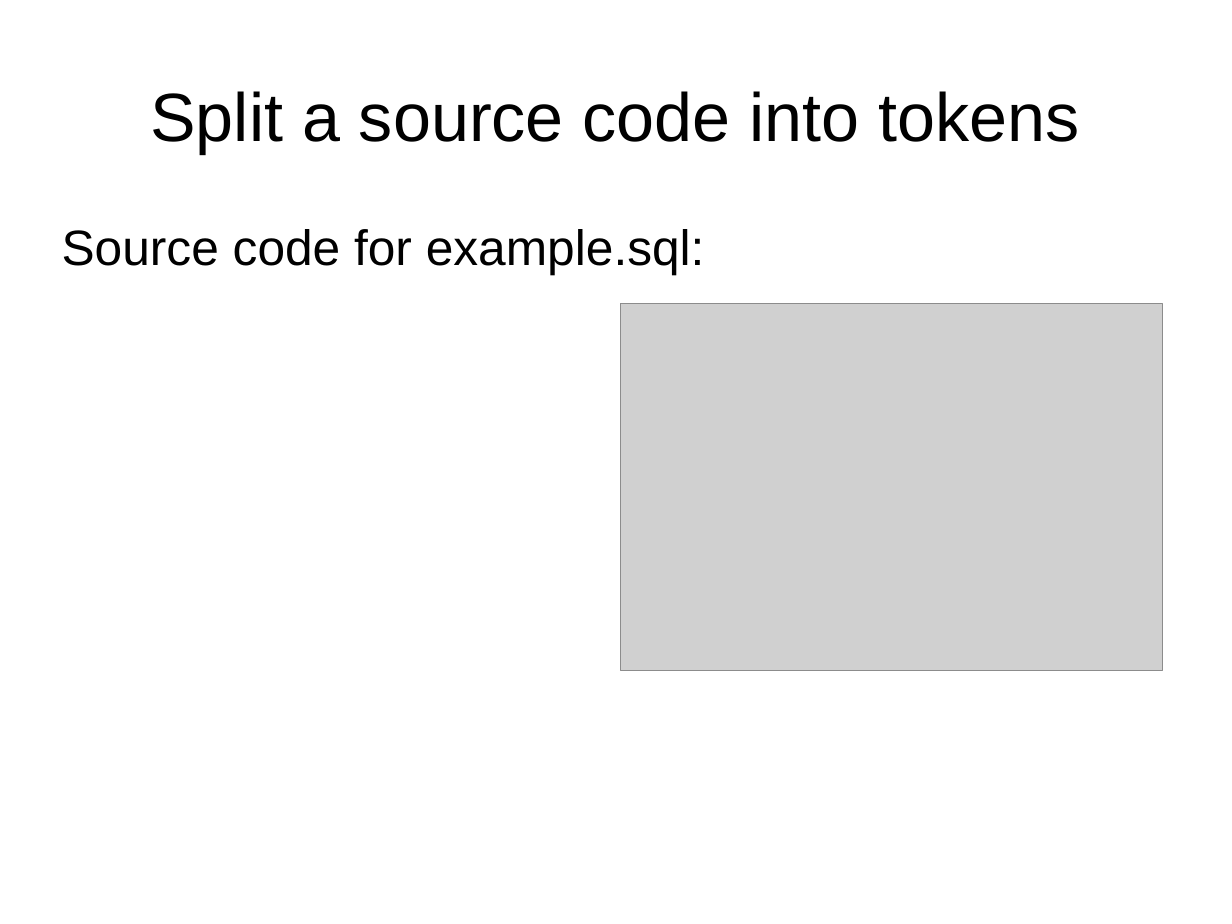
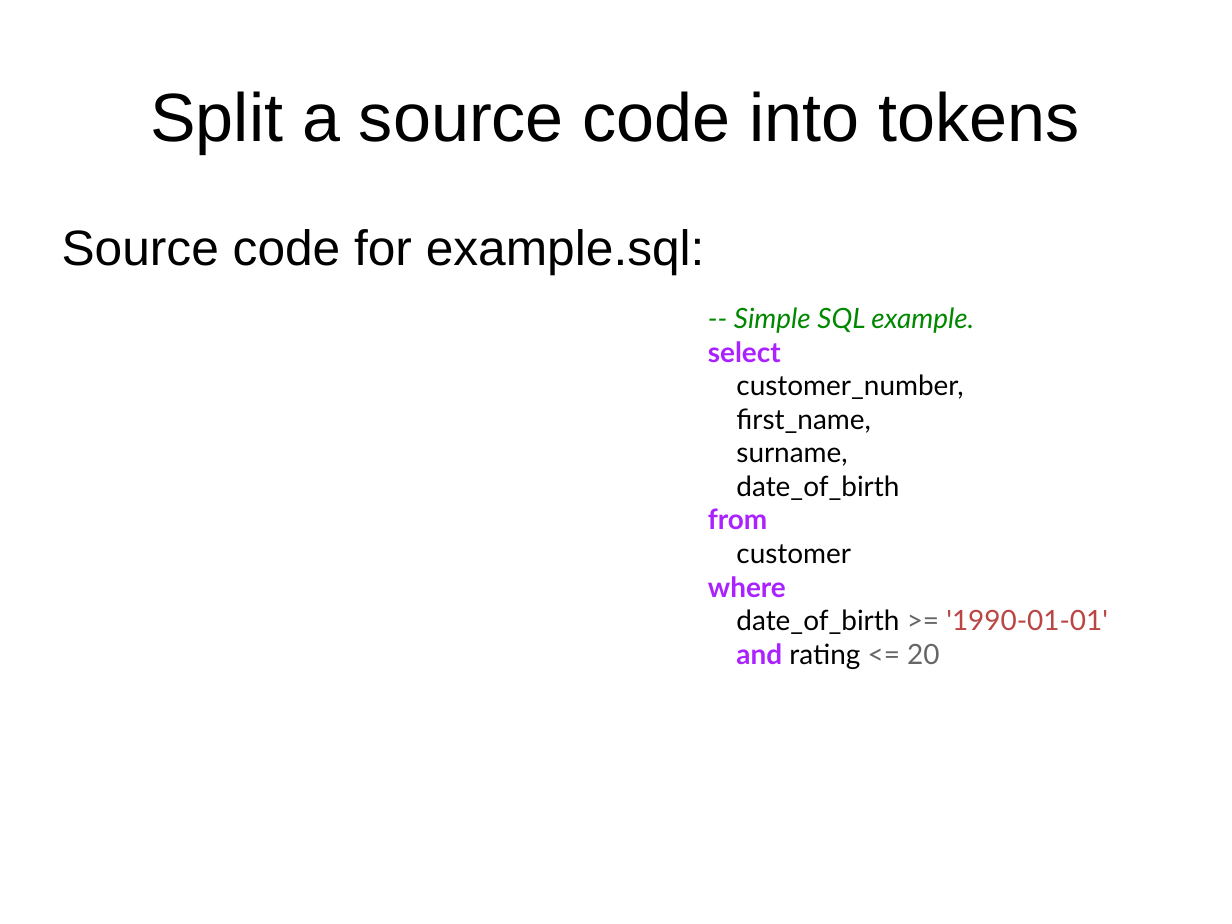
Before and after one commit to roskakori/talks, a slide deck: slide 12 of pygraz/pygments/Introduction to Pygments.odp. Drawn at 1232x924 pixels with LibreOffice and Linux fonts; fonts in the diff are those of the drawing; grey boxes stand for pictures. Boxes give left, top, right and bottom in pixels: in the first picture for what was removed or moved away, otherwise in the second. Text is boxed around its words. In the diff, an @@ line names an element or a change of style, - is before the commit and + after.

Commit message:
* Added slides for stepwise development of an own lexer. * Changed syntax highlighted Python code from HTML screenshot to inline RTF to enable copy & paste.

```diff
--- a/pygraz/pygments/Introduction to Pygments.odp
+++ b/pygraz/pygments/Introduction to Pygments.odp
@@ picture removed at <box>620,303,1163,670</box> @@
@@ text added at <box>708,307,1108,669</box>, 18 pt, text #000000 @@
+-- Simple SQL example.
+select
+customer_number,
+first_name,
+surname,
+date_of_birth
+from
+customer
+where
+date_of_birth >= '1990-01-01'
+and rating <= 20
```
Also in this commit, not shown: 8 other slides changed, 14 slides added, 2 slides removed, 5 other files.
